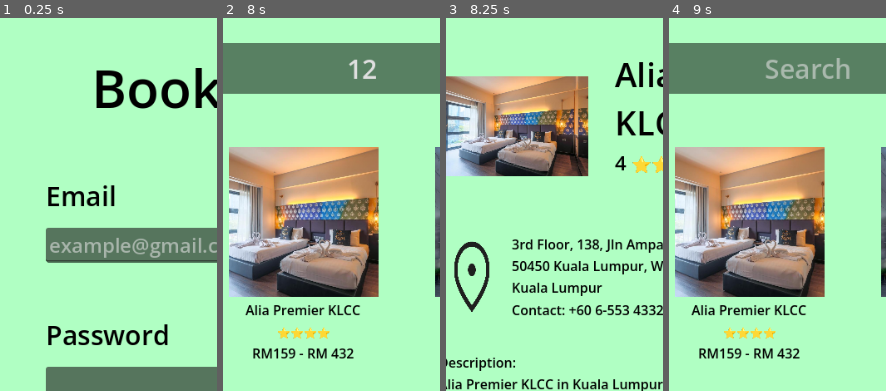
Above: before the commit, frames 1-4 (left to right).
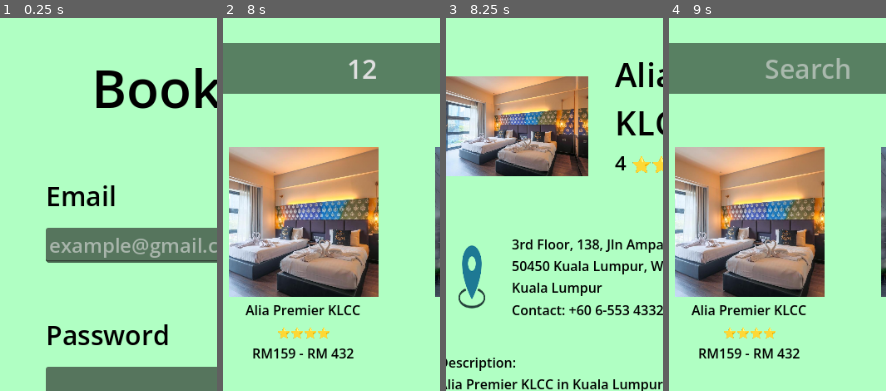
Above: after the commit, the same moments.

Repository: feois/BMIT2203-Assignment
Game: Godot game, scene res://scenes/login.tscn
Same seed, same stepped clock (60 frames per second), same inputs: the game is played once before the commit and once after it. The engine's default icon, where the game draws it, is replaced by a stand-in: a white triangle on a blue panel in a dark square.
Inputs (mouse positions are % of the whole screen's width and height, from its top left):
- Up to frame 1 (0.25 s): no input
- Up to frame 2 (8 s): click (50, 37) at 0.52 s; type "12" at 0.6 s; click (50, 56) at 0.75 s; type "12" at 0.83 s; click "Login" at 1.25 s; click (43, 14) at 2.02 s; type "12" at 2.1 s; click (93, 14) at 2.75 s; click (39, 27) at 3.52 s; type "12" at 3.6 s; click (78, 27) at 3.75 s; type "12" at 3.83 s; click (25, 39) at 4.27 s; click "Popularity" at 5 s; click "Rating" at 5.75 s; click "Price" at 6.5 s; click (93, 14) at 7.25 s
- Up to frame 3 (8.25 s): click (25, 39) at 8.02 s
- Up to frame 4 (9 s): click (50, 3) at 8.77 s
The pictures show only the part of the screen within x 6-56%, y 7-57%; the shares and areas given below are measured in that part.

Frames 1-2 are identical in both runs. In frame 3, 1.9% of the frame differs, in the area x 3-21%, y 59-79%; in frame 4, nothing differs.

Commit message:
change location pic

Diff:
--- a/scenes/hotel.tscn
+++ b/scenes/hotel.tscn
@@ -181,6 +181,7 @@
 theme_override_constants/separation = 16
 
 [node name="TextureRect" type="TextureRect" parent="MarginContainer/VBoxContainer/MarginContainer/MarginContainer/HBoxContainer3" unique_id=780528357]
+modulate = Color(0.6901961, 1, 0.7647059, 1)
 custom_minimum_size = Vector2(64, 64)
 layout_mode = 2
 texture = ExtResource("4_2c7jt")
Binary file changed: assets/location.png
